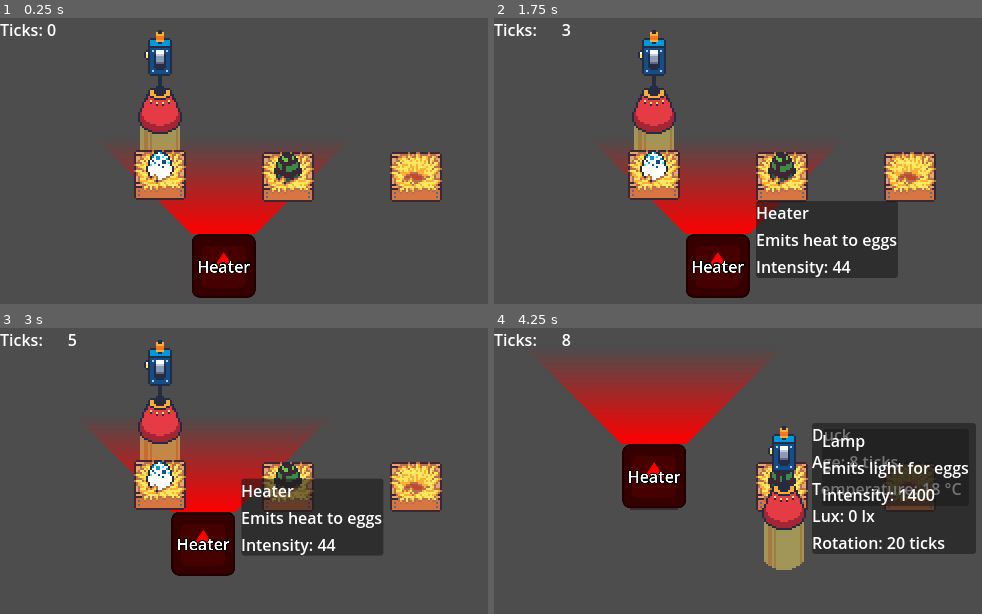
Above: before the commit, frames 1-4 (two rows, left to right).
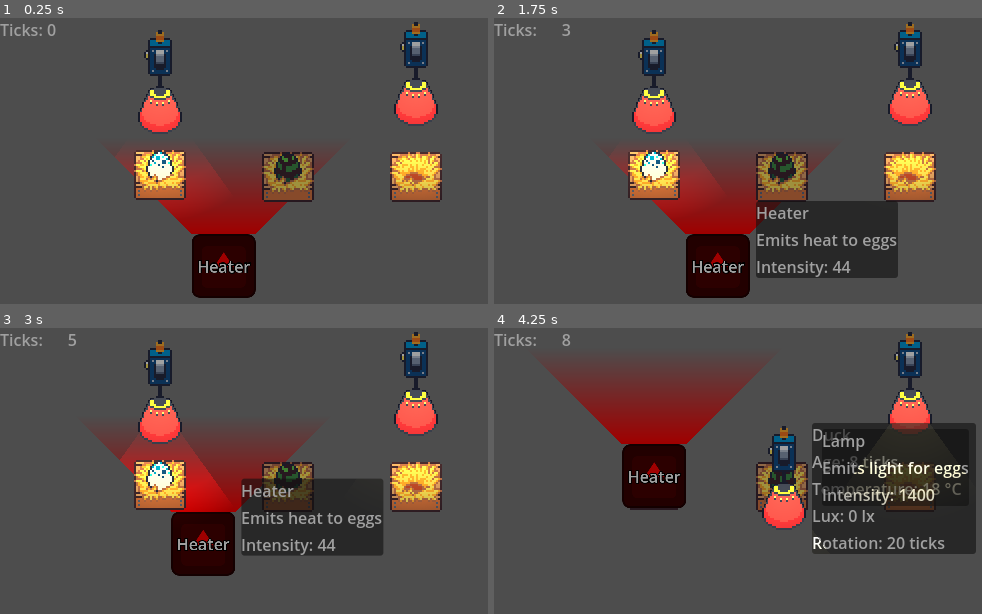
Above: after the commit, the same moments.

Repository: Chris-GW/eggs_incubation_station
Game: Godot game, scene res://main.tscn
Two runs of this game, one before a commit and one after it. Both use one fixed random seed, a clock stepped at 60 frames per second and the inputs below. The engine's default icon, where the game draws it, is replaced by a stand-in: a white triangle on a blue panel in a dark square.
Inputs (mouse positions are in pixels of both pictures, inside the frame that each line leads up to):
- Up to frame 1 (0.25 s): no input
- Up to frame 2 (1.75 s): tap Enter at 0.5 s; drag from (655, 175) to (908, 178) at 0.52 s; tap Space at 1.25 s; drag from (781, 178) to (718, 266) at 1.27 s
- Up to frame 3 (3 s): tap Enter at 2 s; move the mouse to (414, 488) at 2.02 s; click (414, 488) at 2.17 s; drag from (224, 576) to (161, 476) at 2.77 s
- Up to frame 4 (4.25 s): tap Space at 3.5 s; drag from (655, 393) to (781, 476) at 3.52 s

The runs differ from the first frame. In frame 1, 12% of the frame differs, in the area x 0-91%, y 1-95%; in frame 2, 13%; in frame 3, 12%; in frame 4, 16%, in the area x 0-98%, y 1-85%.

Commit message:
hanging lamp with real light

Diff:
--- a/main.tscn
+++ b/main.tscn
@@ -30,6 +30,9 @@
 [node name="HangingLamp" parent="Map" instance=ExtResource("6_7mycd")]
 position = Vector2(160, 64)
 
+[node name="HangingLamp2" parent="Map" instance=ExtResource("6_7mycd")]
+position = Vector2(416, 56)
+
 [node name="GameTickTimer" type="Timer" parent="."]
 wait_time = 0.5
 autostart = true
@@ -40,4 +43,7 @@
 offset_bottom = 23.0
 text = "Ticks: 0"
 
+[node name="CanvasModulate" type="CanvasModulate" parent="."]
+color = Color(0.625597, 0.625597, 0.625597, 1)
+
 [connection signal="timeout" from="GameTickTimer" to="." method="_on_game_tick_timer_timeout"]
--- a/scenes/devices/hanging_lamp.tscn
+++ b/scenes/devices/hanging_lamp.tscn
@@ -1,7 +1,8 @@
-[gd_scene load_steps=8 format=3 uid="uid://m7nn74deuc3m"]
+[gd_scene load_steps=9 format=3 uid="uid://m7nn74deuc3m"]
 
 [ext_resource type="Texture2D" uid="uid://0bfoddy6eyib" path="res://assets/eggs/Incubator Color.png" id="1_aqynv"]
 [ext_resource type="Script" uid="uid://dub3xbounti3x" path="res://scripts/devices/hanging_lamp.gd" id="1_nvrtj"]
+[ext_resource type="Texture2D" uid="uid://bkuwou1loylki" path="res://assets/devices/2d_lights_and_shadows_neutral_point_light.webp" id="3_hwheu"]
 
 [sub_resource type="AtlasTexture" id="AtlasTexture_hwheu"]
 atlas = ExtResource("1_aqynv")
@@ -14,12 +15,12 @@
 [sub_resource type="RectangleShape2D" id="RectangleShape2D_aqynv"]
 size = Vector2(36, 102)
 
+[sub_resource type="OccluderPolygon2D" id="OccluderPolygon2D_hwheu"]
+polygon = PackedVector2Array(-22, 48, -22, 38, -20, 34, -18, 28, -16, 24, -14, 20, -12, 16, -9, 14, -4, 12, 4, 12, 10, 14, 12, 16, 14, 20, 16, 24, 18, 28, 20, 34, 22, 38, 22, 48, 20, 48, 20, 38, 18, 34, 16, 28, 14, 24, 12, 20, 10, 16, 4, 14, -4, 14, -10, 16, -12, 20, -14, 24, -16, 28, -18, 34, -20, 38, -20, 48)
+
 [sub_resource type="AtlasTexture" id="AtlasTexture_nvrtj"]
 atlas = ExtResource("1_aqynv")
 region = Rect2(104, 0, 26, 26)
-
-[sub_resource type="RectangleShape2D" id="RectangleShape2D_nvrtj"]
-size = Vector2(48, 66)
 
 [node name="HangingLamp" type="Area2D" groups=["devices"]]
 script = ExtResource("1_nvrtj")
@@ -37,23 +38,34 @@
 hframes = 3
 
 [node name="CollisionShape2D" type="CollisionShape2D" parent="."]
+visible = false
 position = Vector2(0, 1)
 shape = SubResource("RectangleShape2D_aqynv")
+
+[node name="LightOccluder2D" type="LightOccluder2D" parent="."]
+position = Vector2(0, -8)
+occluder = SubResource("OccluderPolygon2D_hwheu")
+
+[node name="PointLight2D" type="PointLight2D" parent="."]
+position = Vector2(0, 12)
+color = Color(0.631373, 0.588235, 0.341176, 1)
+energy = 2.0
+shadow_enabled = true
+texture = ExtResource("3_hwheu")
 
 [node name="EggEffectArea2D" type="Area2D" parent="."]
 z_index = -2
 position = Vector2(0, 26)
 monitorable = false
 
+[node name="CollisionPolygon2D" type="CollisionPolygon2D" parent="EggEffectArea2D"]
+polygon = PackedVector2Array(-20, 4, -20, 14, -70, 84, -61, 90, -50, 95, -36, 101, -16, 105, 3, 106, 21, 105, 36, 100, 52, 93, 70, 84, 20, 14, 20, 4)
+
 [node name="LampBeamSprite2D" type="Sprite2D" parent="EggEffectArea2D"]
+visible = false
 position = Vector2(0, 44)
 scale = Vector2(2, 2)
 texture = SubResource("AtlasTexture_nvrtj")
-
-[node name="CollisionShape2D" type="CollisionShape2D" parent="EggEffectArea2D"]
-position = Vector2(0, 39)
-shape = SubResource("RectangleShape2D_nvrtj")
-debug_color = Color(0.639216, 0.52549, 0, 0.235294)
 
 [node name="HoverPanelContainer" type="PanelContainer" parent="."]
 z_index = 5
--- a/scripts/devices/hanging_lamp.gd
+++ b/scripts/devices/hanging_lamp.gd
@@ -5,6 +5,7 @@
 
 @onready var switch_button_sprite_2d: Sprite2D = $SwitchButtonSprite2D
 @onready var egg_effect_area_2d: Area2D = $EggEffectArea2D
+@onready var point_light_2d: PointLight2D = $PointLight2D
 @onready var hover_panel_container: PanelContainer = $HoverPanelContainer
 
 var effected_eggs: Array[Egg] = []
@@ -48,7 +49,7 @@
 
 func get_temperature_for(egg: Egg) -> float:
 	var distance := self.global_position.distance_to(egg.global_position)
-	var max_distance := 112.0
+	var max_distance := 128.0
 	return intensity * (1.0 - distance / max_distance)
 
 
@@ -57,6 +58,7 @@
 	enabled = _enabled
 	if is_node_ready():
 		egg_effect_area_2d.visible = enabled
+		point_light_2d.enabled = enabled
 		if should_animate_switch:
 			play_switch_animation(enabled)
 
@@ -70,11 +72,9 @@
 
 func _on_mouse_entered() -> void:
 	hover_panel_container.visible = true
-	egg_effect_area_2d.visible = true
 
 func _on_mouse_exited() -> void:
 	hover_panel_container.visible = false
-	egg_effect_area_2d.visible = enabled
 
 
 func _on_input_event(_viewport: Node, event: InputEvent, _shape_idx: int) -> void:
@@ -87,6 +87,7 @@
 				and event.button_index == MOUSE_BUTTON_LEFT
 				and event.is_pressed()):
 		is_dragging = true
+		egg_effect_area_2d.visible = true
 
 
 func _input(event: InputEvent) -> void:
@@ -94,3 +95,4 @@
 				and event.button_index == MOUSE_BUTTON_LEFT
 				and event.is_released()):
 		is_dragging = false
+		egg_effect_area_2d.visible = enabled
Binary file added: assets/devices/2d_lights_and_shadows_neutral_point_light.webp
Not shown, added: assets/devices/2d_lights_and_shadows_neutral_point_light.webp.import
